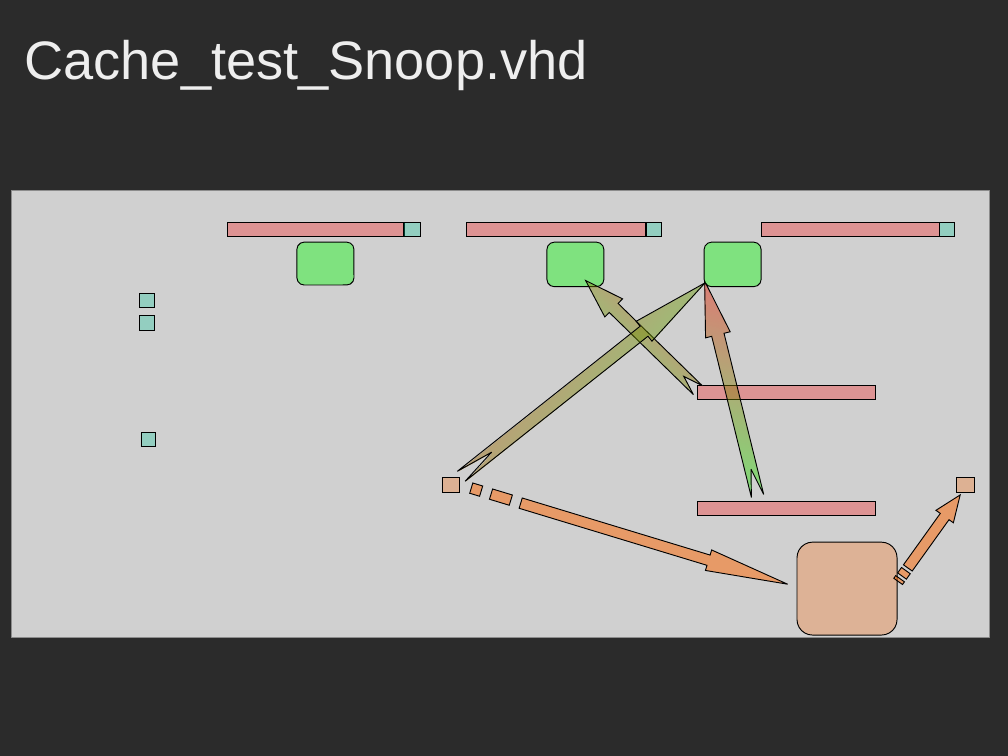
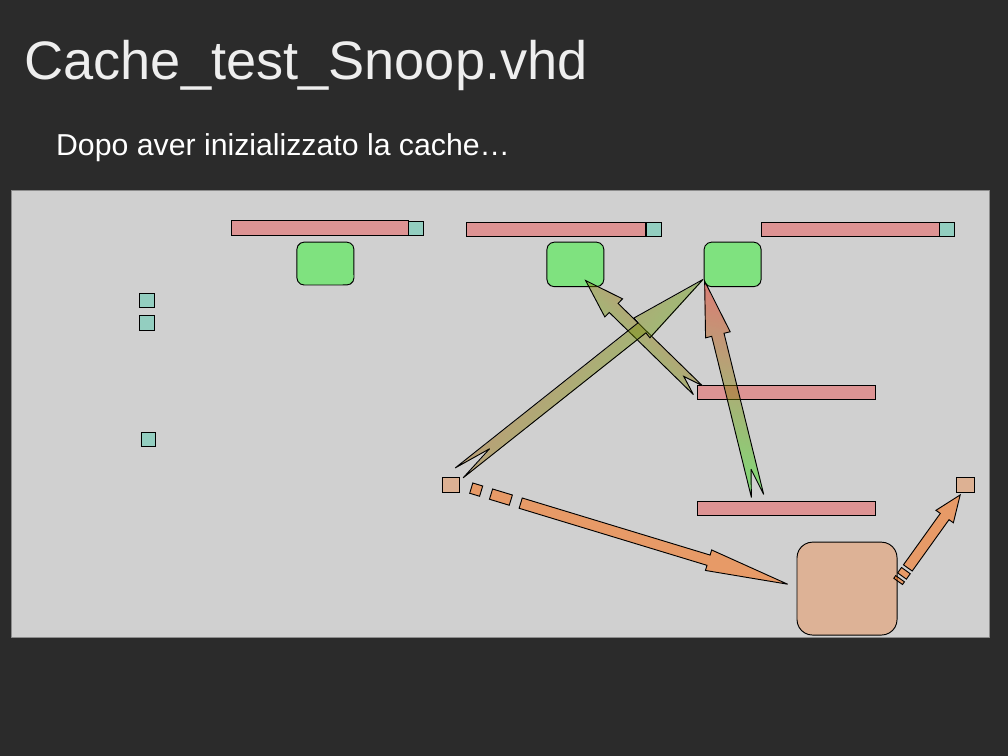
Before and after one commit to Muffo/dlxcache, a slide deck: slide 14 of Presentazione_Progetto_Cache.ppt. Drawn at 1008x756 pixels with LibreOffice and Linux fonts; fonts in the diff are those of the drawing; grey boxes stand for pictures; background and template pictures are left out; a plain dark background stands for a picture behind light text. Boxes give left, top, right and bottom in pixels: in the first picture for what was removed or moved away, otherwise in the second. Text is boxed around its words. In the diff, an @@ line names an element or a change of style, - is before the commit and + after.

```diff
--- a/Presentazione_Progetto_Cache.ppt
+++ b/Presentazione_Progetto_Cache.ppt
@@ text added at box(56, 133, 510, 161), 24 pt, text #FFFFFF @@
+Dopo aver inizializzato la cache…
@@ rectangle: place and size @@
-rectangle at box(403, 222, 421, 237)
+rectangle at box(409, 221, 424, 236)
@@ freeform shape: place and size @@
-freeform shape at box(453, 274, 713, 487)
+freeform shape at box(451, 270, 711, 483)
```
Also in this commit, not shown: 3 other slides changed, 2 other files.
